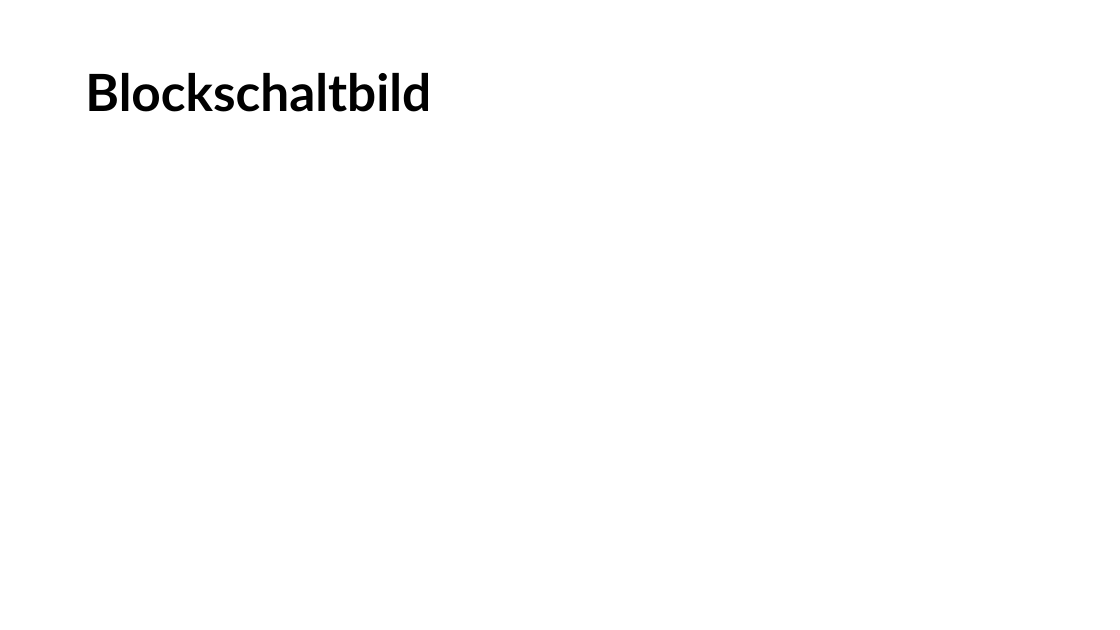
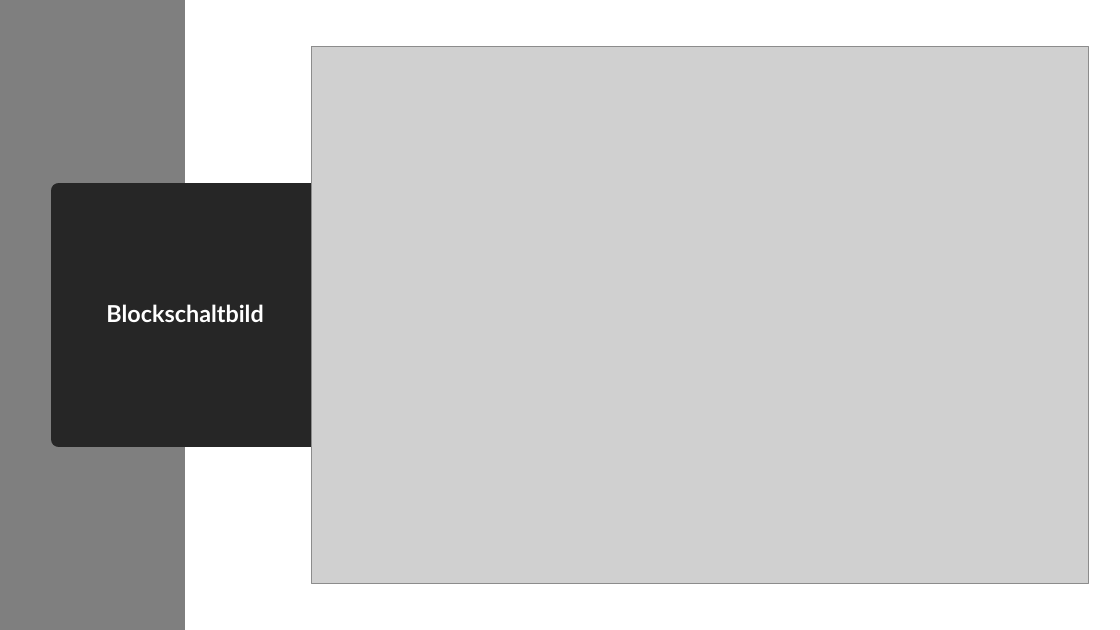
Before and after one commit to EatingJan1/Wetterstation-Bulme-Werkstaetten-Projekt-2024-2025, a slide deck: slide 7 of Vorstellung.pptx. Drawn at 1120x630 pixels with LibreOffice and Linux fonts; fonts in the diff are those of the drawing; grey boxes stand for pictures. Boxes give left, top, right and bottom in pixels: in the first picture for what was removed or moved away, otherwise in the second. Text is boxed around its words. In the diff, an @@ line names an element or a change of style, - is before the commit and + after.

Commit message:
Add "Blockschaltbild" to powerpoint

```diff
--- a/Vorstellung.pptx
+++ b/Vorstellung.pptx
@@ rectangle added at [0,0,185,630], fill #7F7F7F @@
@@ picture added at [312,46,1088,584] @@
@@ title "Blockschaltbild": place and size @@
-title "Blockschaltbild" at [85,73,431,112]
+title "Blockschaltbild" at [59,191,312,439]
@@ title "Blockschaltbild" at [59,191,312,439]: size 44 to 20 pt, text colour #000000 to #FFFFFF; alignment left to centre; fill none to #262626; outline none to #262626 13.75 pt @@
```
